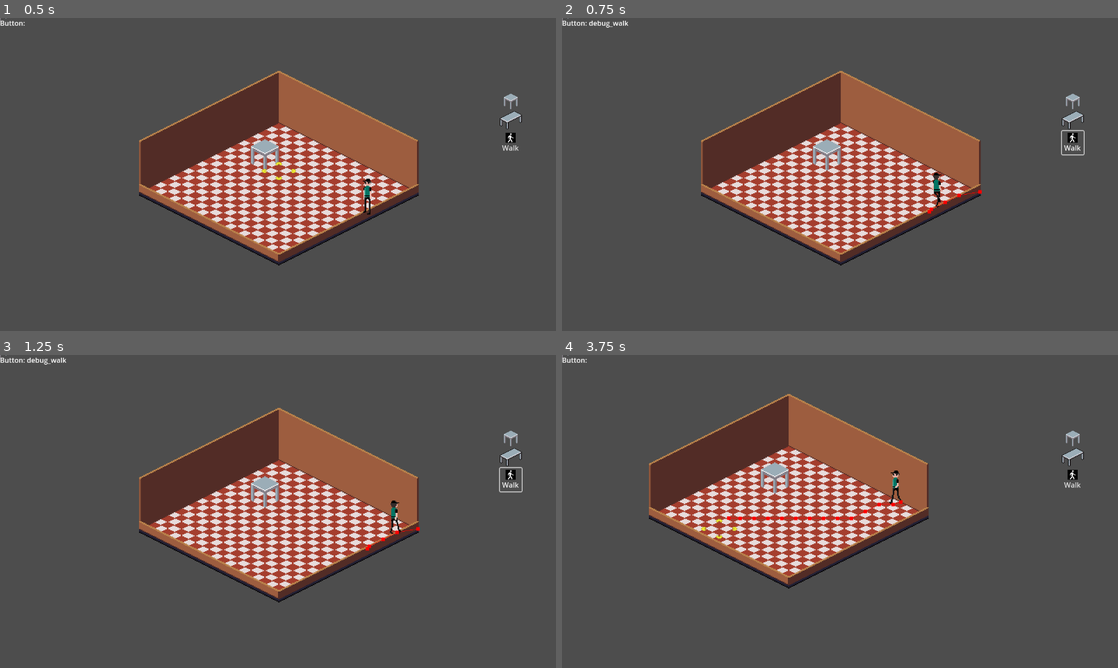
Above: before the commit, frames 1-4 (two rows, left to right).
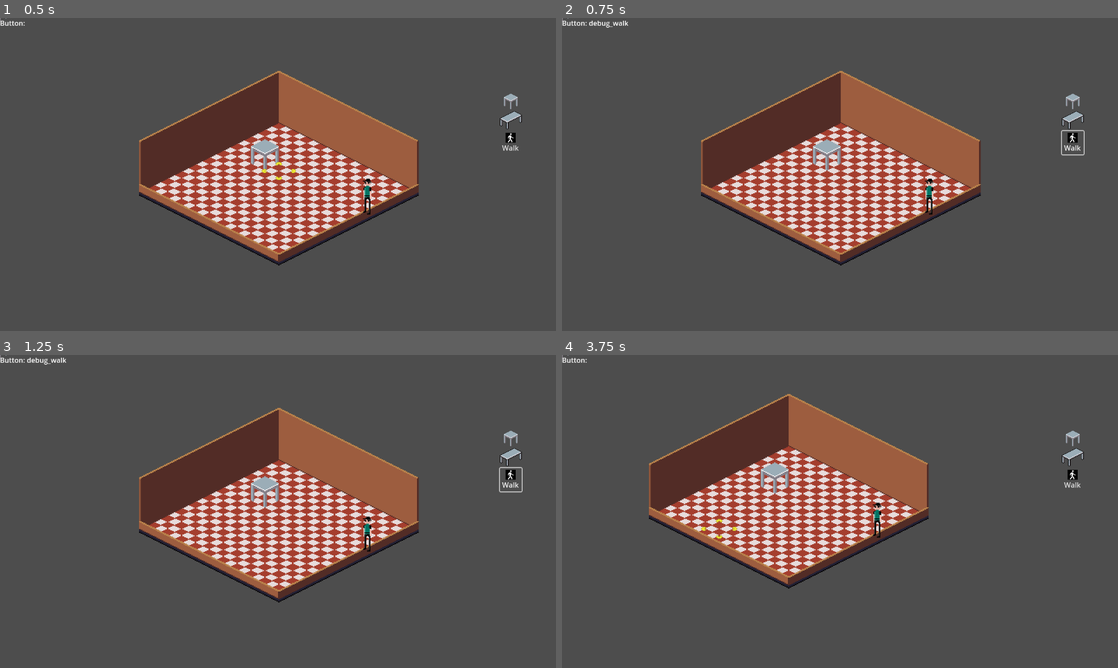
Above: after the commit, the same moments.

Repository: Evil-As-Shit/Za
Game: Godot game, scene res://Scenes/test.tscn
The game is run twice, just before and just after one commit, with the same random seed, the same clock (stepped at 60 frames per second) and the same inputs.
Inputs (mouse positions are in pixels of both pictures, inside the frame that each line leads up to):
- Up to frame 1 (0.5 s): no input
- Up to frame 2 (0.75 s): click "Walk" at 0.5 s
- Up to frame 3 (1.25 s): no input
- Up to frame 4 (3.75 s): click (1073, 436) at 1.25 s; click (1073, 458) at 2 s; tap Enter at 2.75 s; move the mouse to (962, 495) at 2.77 s; press the mouse at (962, 495) at 2.78 s; hold D (right) 2.78-3.53 s; move the mouse to (728, 527) at 3.52 s; release the mouse at (728, 527) at 3.53 s; hold S (down) from 3.53 s (still down); click (728, 527) at 3.6 s

Frame 1 is identical in both runs. In frame 2, 0.3% of the frame differs, in the area x 65-76%, y 49-63%; in frame 3, 0.3%; in frame 4, 0.4%, in the area x 29-62%, y 36-59%.

Commit message:
feat: InputController handles walking and building. Character only walks if walking is selected (which is by default).

Diff:
--- a/Scenes/test.tscn
+++ b/Scenes/test.tscn
@@ -255,7 +255,7 @@
 [node name="BuildingController" type="Node" parent="."]
 script = ExtResource("3_dura0")
 
-[node name="InputController" type="Node" parent="."]
+[node name="InputController" type="Node2D" parent="."]
 script = ExtResource("4_lk51g")
 
 [node name="UI" parent="." instance=ExtResource("1_7ptmq")]
--- a/Scripts/Controllers/InputController.gd
+++ b/Scripts/Controllers/InputController.gd
@@ -1,8 +1,23 @@
-extends Node
-
+extends Node2D
 
 func _ready():
+	print("Viewport resolution is: ", get_viewport().get_visible_rect().size)
 	pass
 
-func _process(delta):
+func _process(_delta):
+
 	pass
+
+func _input(event: InputEvent):
+	if (event.is_action_pressed("click_left")):
+		if (GameData.button_hovered != ""):
+			print("a button was pressed! ", GameData.button_hovered)
+			if (GameData.button_hovered == "debug_walk"): GameData.game_mode = "action_walk"
+			if (GameData.button_hovered.begins_with("build_")):
+				GameData.game_mode = "action_build"
+		elif (GameData.game_mode == "action_walk"):
+			SignalController.emit_signal("debug_walk_to", get_global_mouse_position())
+		elif (GameData.game_mode == "action_build"):
+			print("building!")
+		else:
+			print("i don't know what to do! ")
--- a/Scripts/Controllers/SignalController.gd
+++ b/Scripts/Controllers/SignalController.gd
@@ -2,3 +2,5 @@
 
 
 var is_building : bool = false
+
+signal debug_walk_to
--- a/Scripts/Game.gd
+++ b/Scripts/Game.gd
@@ -2,7 +2,7 @@
 
 
 func _ready():
-	pass
+	GameData.game_mode = "action_walk"
 
 func _process(_delta):
 	pass
--- a/Scripts/GameData.gd
+++ b/Scripts/GameData.gd
@@ -4,6 +4,7 @@
 
 var tile_map: Node
 var button_hovered: String = ""
+var game_mode: String = ""
 
 func _ready():
 	pass
--- a/Scripts/Worker.gd
+++ b/Scripts/Worker.gd
@@ -17,6 +17,8 @@
 func _ready():
 	tile_map = GameData.tile_map
 
+	SignalController.debug_walk_to.connect(self._on_debug_walk_to)
+
 func set_current_state(new_state):
 	if(new_state == current_state):
 		return
@@ -28,15 +30,6 @@
 	current_state = new_state
 
 func _input(event):
-	if event.is_action_pressed("click_left"):
-		nav_agent.target_position = get_global_mouse_position()
-		var clicked_cell = tile_map.local_to_map(tile_map.get_local_mouse_position())
-		var atlas_coords = tile_map.get_cell_atlas_coords(0, clicked_cell)
-
-		if (is_debug_print) : print("cell location:",clicked_cell)
-		if (is_debug_print) : print("atlas coords(index 0):",atlas_coords)
-		if (is_debug_print) : print("alternate tile ID(index 0):",tile_map.get_cell_alternative_tile(0,clicked_cell))
-
 	if event.is_action_pressed("click_right"):
 		var clicked_cell = tile_map.local_to_map(tile_map.get_local_mouse_position())
 		var atlas_coords = tile_map.get_cell_atlas_coords(0, clicked_cell)
@@ -60,3 +53,13 @@
 func _on_navigation_agent_2d_velocity_computed(safe_velocity):
 	velocity = safe_velocity
 	move_and_slide()
+
+func _on_debug_walk_to(pos:Vector2):
+	nav_agent.target_position = pos
+	var clicked_cell = tile_map.local_to_map(pos)
+	var atlas_coords = tile_map.get_cell_atlas_coords(0, clicked_cell)
+
+	if (is_debug_print) : print("walking to ", pos)
+	if (is_debug_print) : print("cell location:",clicked_cell)
+	if (is_debug_print) : print("atlas coords(index 0):",atlas_coords)
+	if (is_debug_print) : print("alternate tile ID(index 0):",tile_map.get_cell_alternative_tile(0,clicked_cell))
